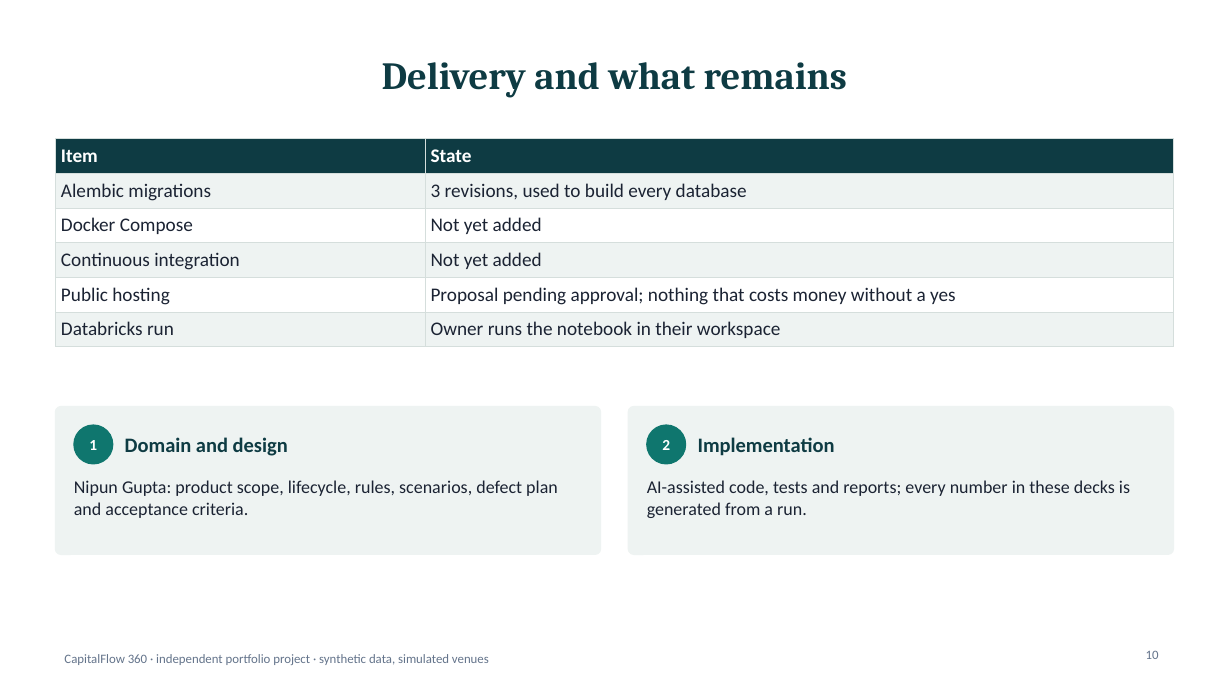
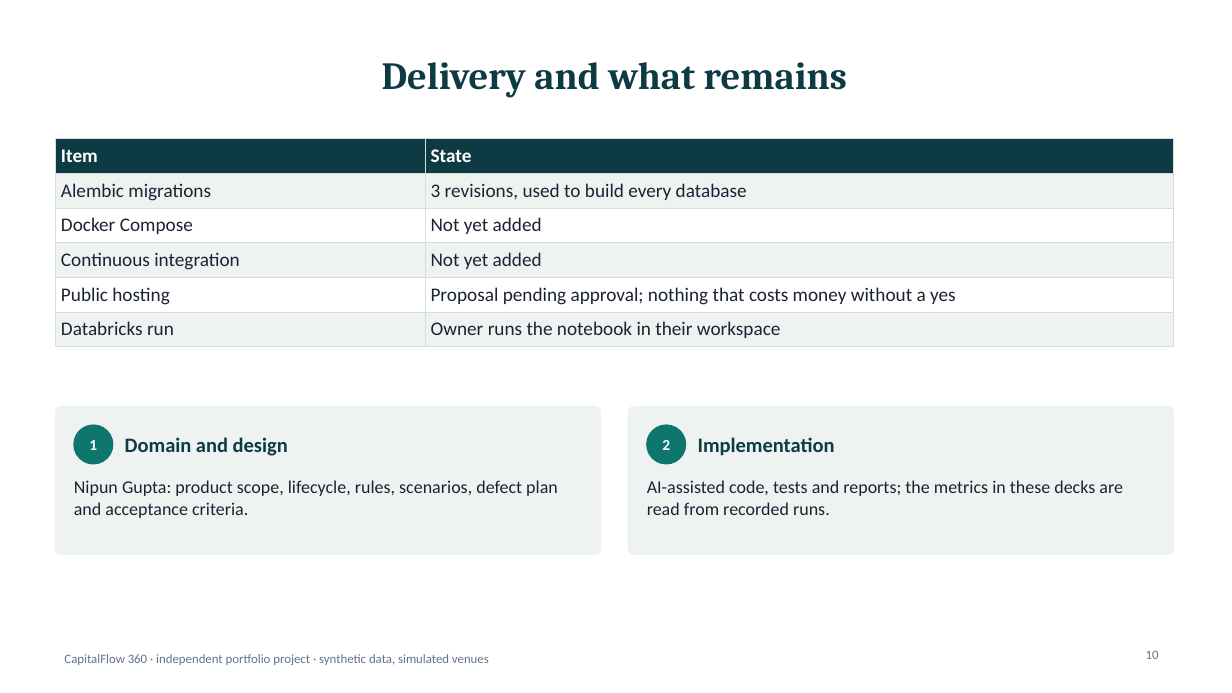
Before and after one commit to nipunrg1990rocks-dev/banking-ai-portfolio, a slide deck: slide 10 of projects/p7_capitalflow360/reporting/out/CF360_Architecture_and_Data.pptx. Drawn at 1232x693 pixels with LibreOffice and Linux fonts; fonts in the diff are those of the drawing. Boxes give left, top, right and bottom in pixels: in the first picture for what was removed or moved away, otherwise in the second. Text is boxed around its words. In the diff, an @@ line names an element or a change of style, - is before the commit and + after.

```diff
--- a/projects/p7_capitalflow360/reporting/out/CF360_Architecture_and_Data.pptx
+++ b/projects/p7_capitalflow360/reporting/out/CF360_Architecture_and_Data.pptx
@@ text at [647, 480, 1123, 515]: text changed @@
-AI-assisted code, tests and reports; every number in these decks is generated from a run.
+AI-assisted code, tests and reports; the metrics in these decks are read from recorded runs.
```
Also in this commit, not shown: 1 other slide changed, 11 other files.
